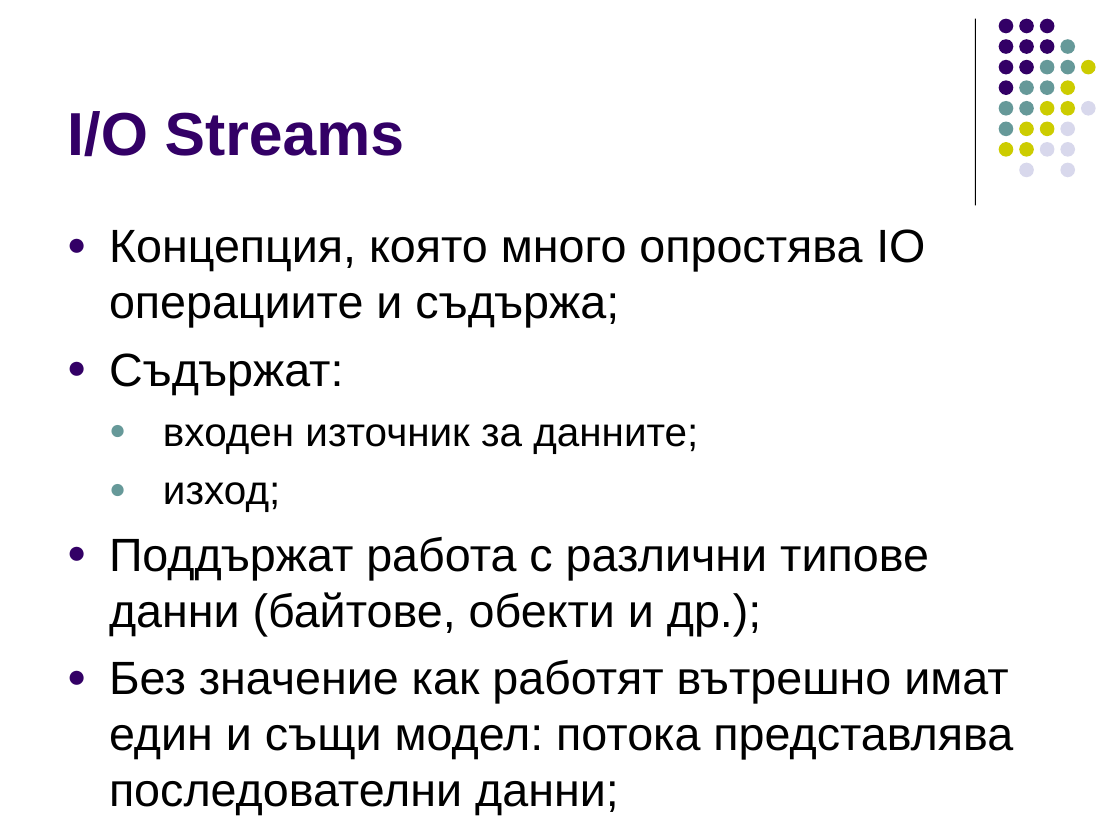
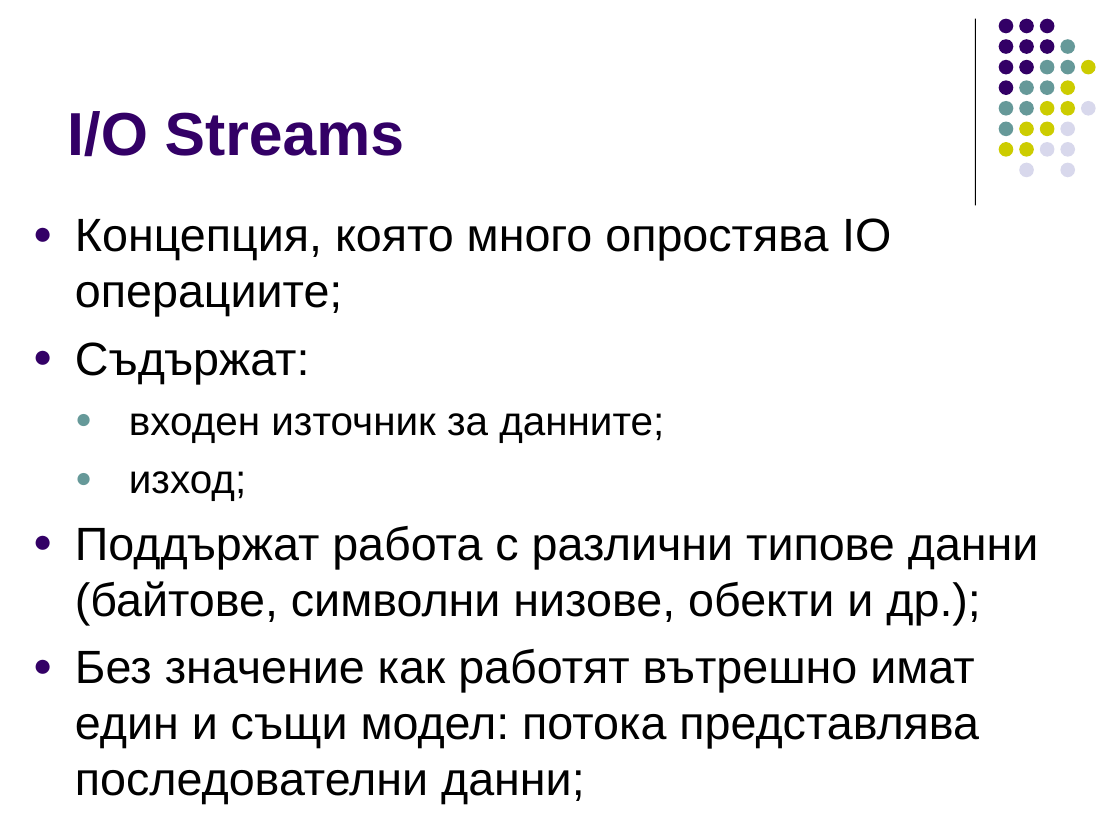
Before and after one commit to ivorusev/startup-factory-java-course, a slide deck: slide 2 of slides/4-IO.ppt. Drawn at 1120x840 pixels with LibreOffice and Linux fonts; fonts in the diff are those of the drawing. Boxes give left, top, right and bottom in pixels: in the first picture for what was removed or moved away, otherwise in the second. Text is boxed around its words. In the diff, an @@ line names an element or a change of style, - is before the commit and + after.

Commit message:
Fixed typos.

```diff
--- a/slides/4-IO.ppt
+++ b/slides/4-IO.ppt
@@ text "Концепция, която много опростява IO ...": place and size @@
-text "Концепция, която много опростява IO ..." at <box>109,229,1013,816</box>
+text "Концепция, която много опростява IO ..." at <box>75,218,1039,805</box>
@@ text at <box>75,218,891,316</box>: text changed @@
-● Концепция, която много опростява IO операциите и съдържа;
+● Концепция, която много опростява IO операциите;
@@ text at <box>75,526,1039,625</box>: text changed @@
-● Поддържат работа с различни типове данни (байтове, обекти и др.);
+● Поддържат работа с различни типове данни (байтове, символни низове, обекти и др.);
```
